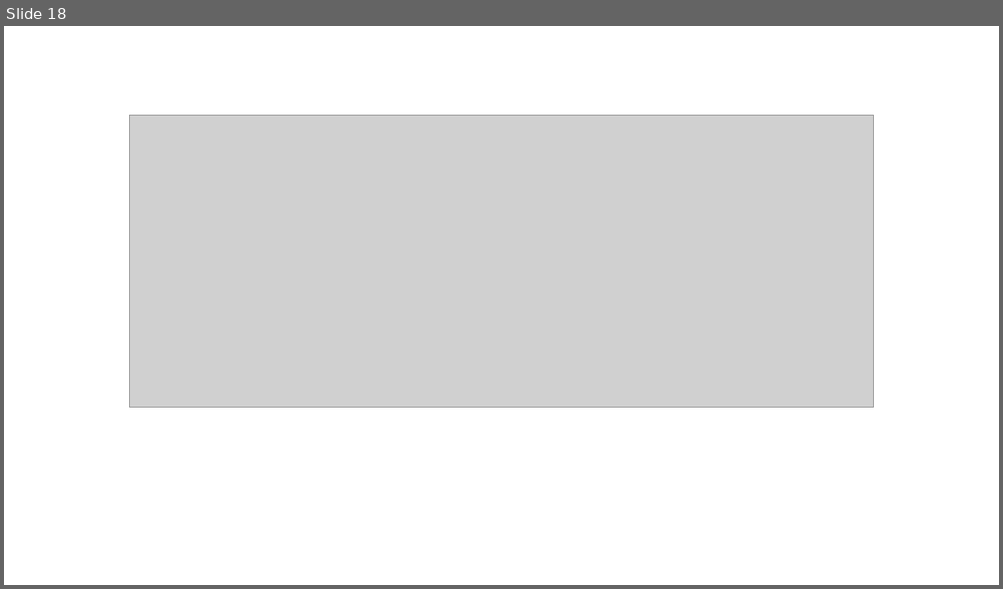
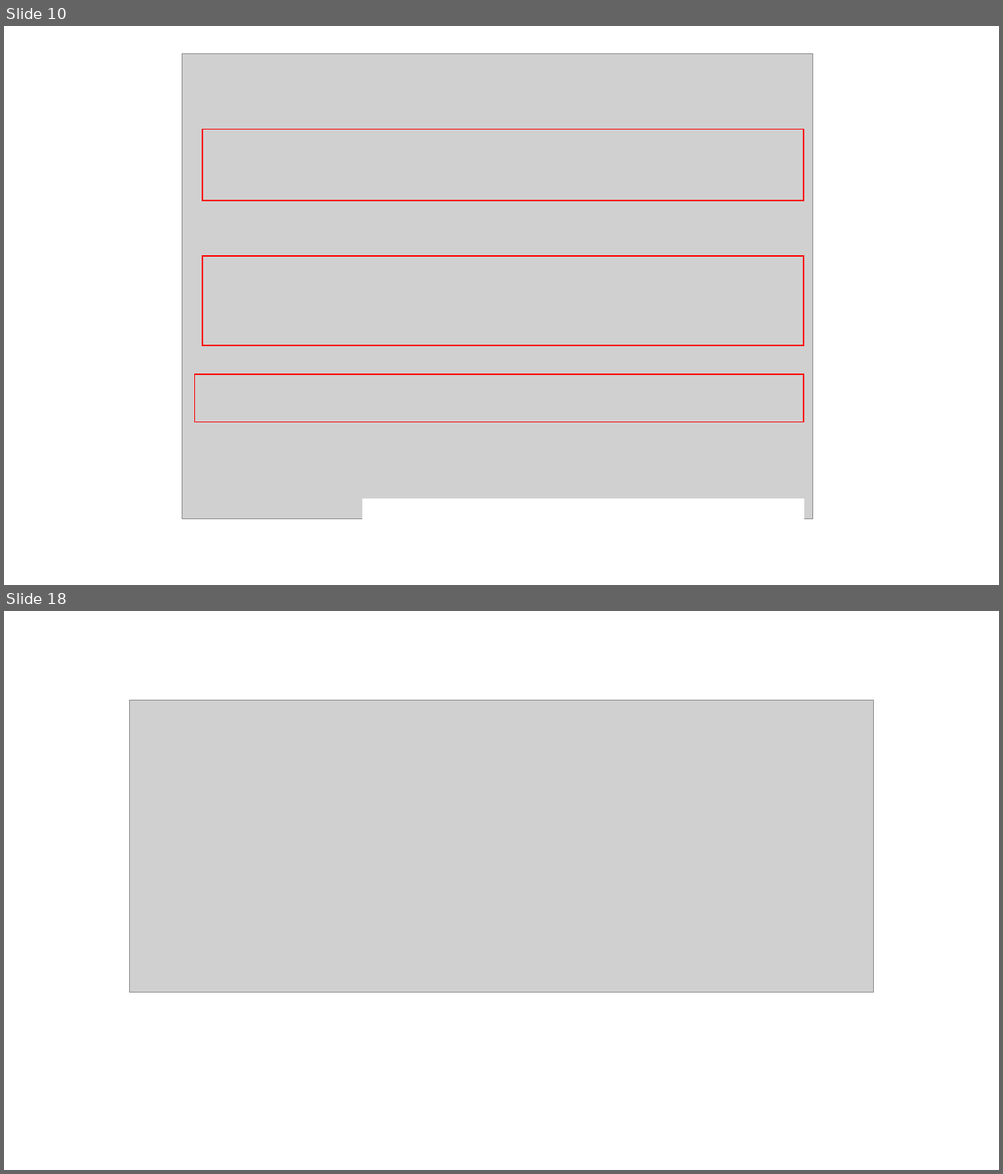
Before and after one commit to zaboltar/zaboltar.github.io, a slide deck: assets uarm/2022 2 UARM Etica PCrit/Arendt - pensar y reflx morales - de la historia a la accion.pptx. Shown one above the other, each under a label of ours: slide 18 before the commit, slides 10 and 18 after it; the slides between them are not shown. The pictures are 1003x589 and 1003x1174 pixels, drawn with LibreOffice and Linux fonts; fonts in the diff are those of the drawing; grey boxes stand for pictures. Boxes give left, top, right and bottom in pixels: in the first picture for what was removed or moved away, otherwise in the second. Text is boxed around its words. In the diff, an @@ line names an element or a change of style, - is before the commit and + after.

```diff
--- a/assets uarm/2022 2 UARM Etica PCrit/Arendt - pensar y reflx morales - de la historia a la accion.pptx
+++ b/assets uarm/2022 2 UARM Etica PCrit/Arendt - pensar y reflx morales - de la historia a la accion.pptx
@@ slide 10 added at [4, 26, 999, 585], background #FFFFFF @@
@@ picture added at [182, 53, 813, 519] @@
@@ rectangle added at [202, 130, 804, 201], outline #FF0000 1 pt @@
@@ rectangle added at [202, 257, 804, 346], outline #FF0000 1 pt @@
@@ rectangle added at [195, 375, 804, 422], outline #FF0000 1 pt @@
@@ rectangle added at [363, 500, 804, 540], fill #FFFFFF, outline #FFFFFF 1 pt @@
```
Also in this commit, not shown: 12 slides changed, 9 other slides added, 10 slides removed.
